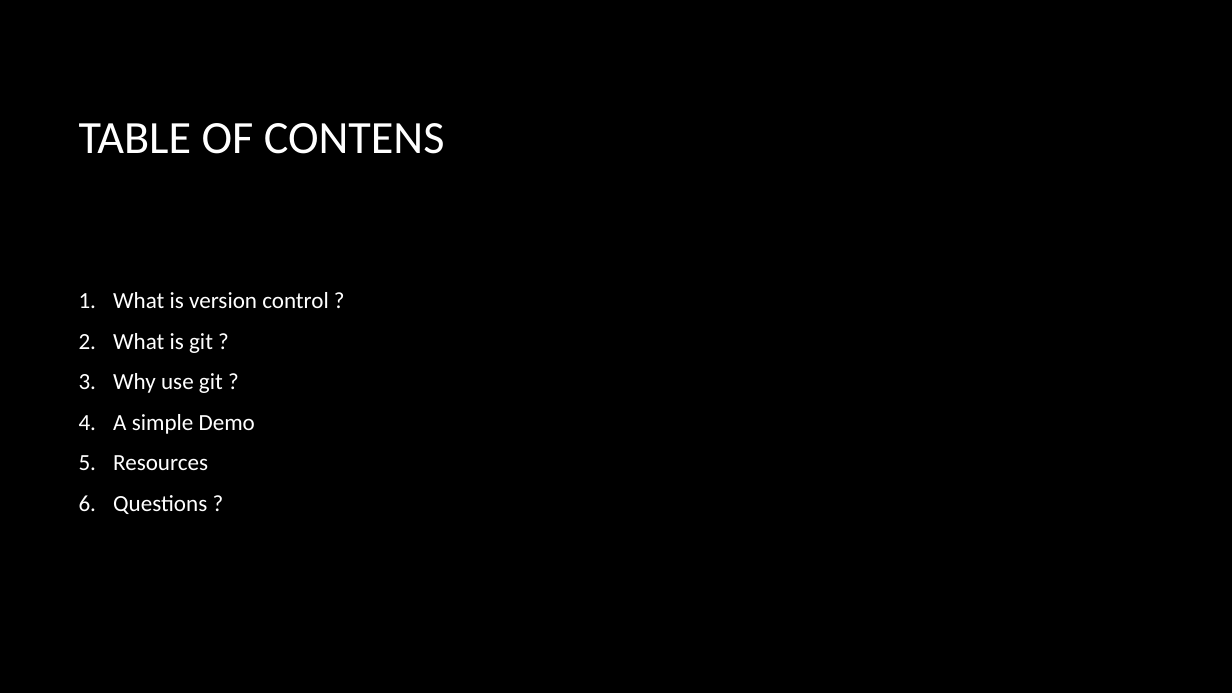
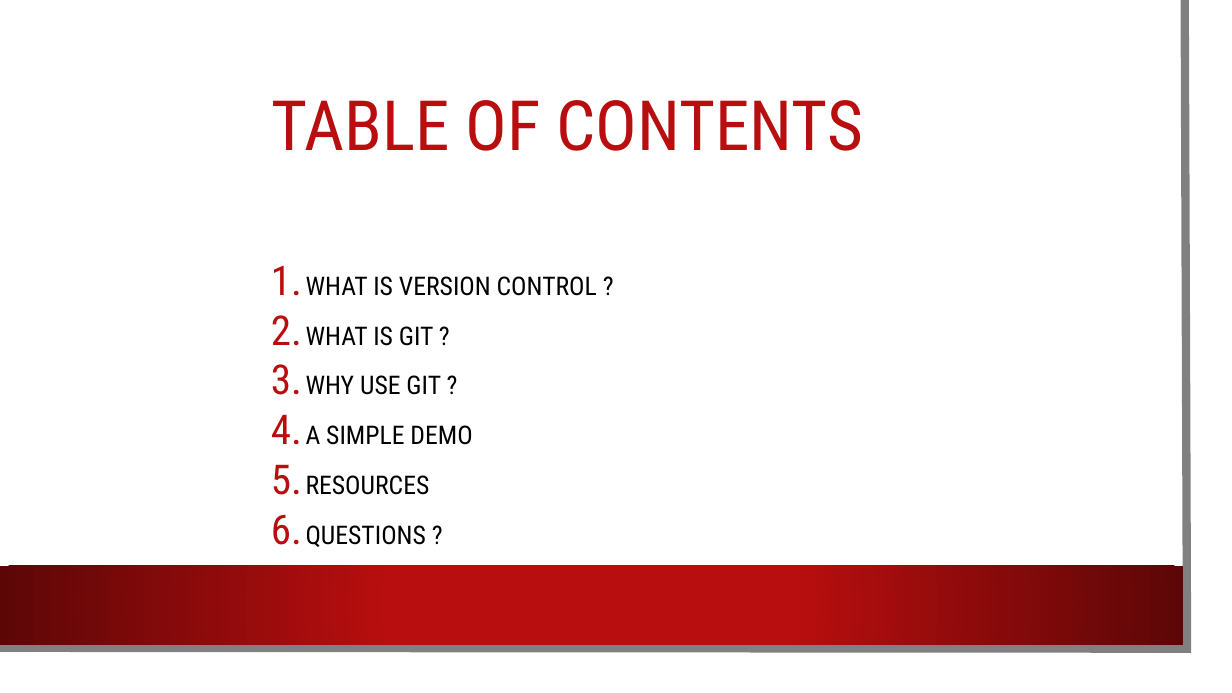
Before and after one commit to 7dimiforster7/ccbs, a slide deck: slide 2 of Traveling trhough time with git.pptx. Drawn at 1232x693 pixels with LibreOffice and Linux fonts; fonts in the diff are those of the drawing; background and template pictures are left out. Boxes give left, top, right and bottom in pixels: in the first picture for what was removed or moved away, otherwise in the second. Text is boxed around its words. In the diff, an @@ line names an element or a change of style, - is before the commit and + after.

```diff
--- a/Traveling trhough time with git.pptx
+++ b/Traveling trhough time with git.pptx
@@ rectangle added at <box>0,0,1211,672</box>, fill #FFFFFF @@
@@ freeform shape added at <box>0,0,1188,649</box>, outline #808080 6.5 pt @@
@@ title at <box>271,100,863,151</box>: text changed; size 36 to 54 pt; font Calibri to Roboto Condensed; text colour #FFFFFF to #B80E0F @@
-TABLE OF CONTENS
+TABLE OF CONTENTS
@@ text at <box>306,276,597,547</box>: text changed; size 18 to 20 pt; font Calibri to Roboto Condensed; text colour #FFFFFF to #000000 @@
-1. What is version control ?
-2. What is git ?
-3. Why use git ?
-4. A simple Demo
-5. Resources
-6. Questions ?
+1. WHAT IS VERSION CONTROL ?
+2. WHAT IS GIT ?
+3. WHY USE GIT ?
+4. A SIMPLE DEMO
+5. RESOURCES
+6. QUESTIONS ?
@@ rectangle added at <box>0,566,1183,644</box>, fill gradient #B80E0F to #5C0707 @@
```
Also in this commit, not shown: 6 other slides changed.
